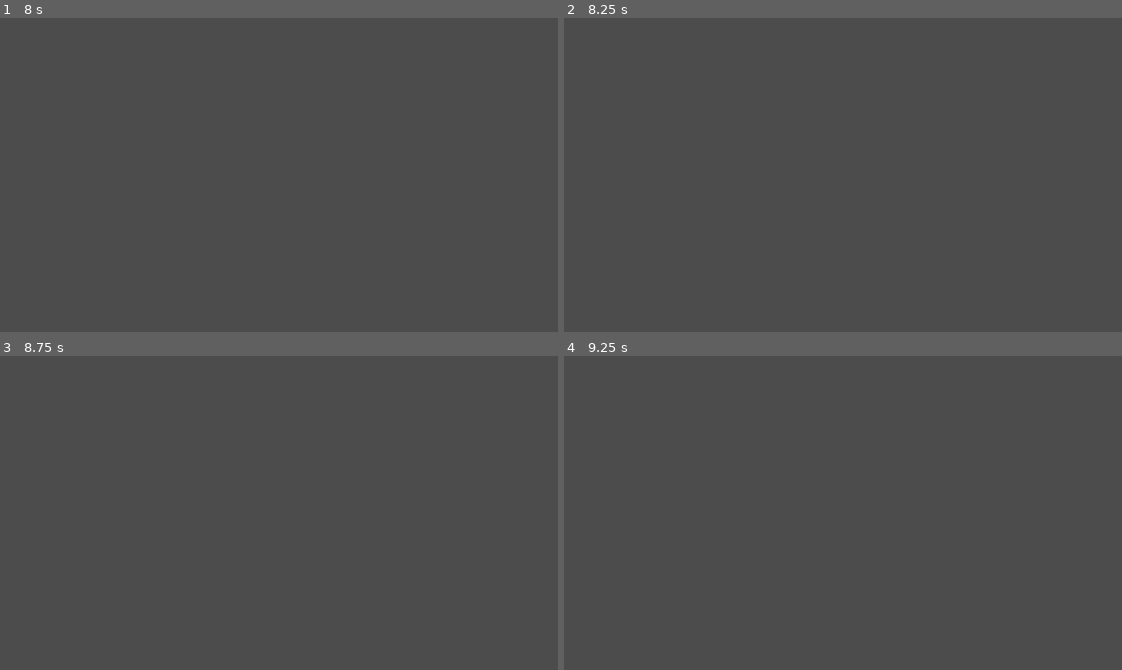
Above: before the commit, frames 1-4 (two rows, left to right).
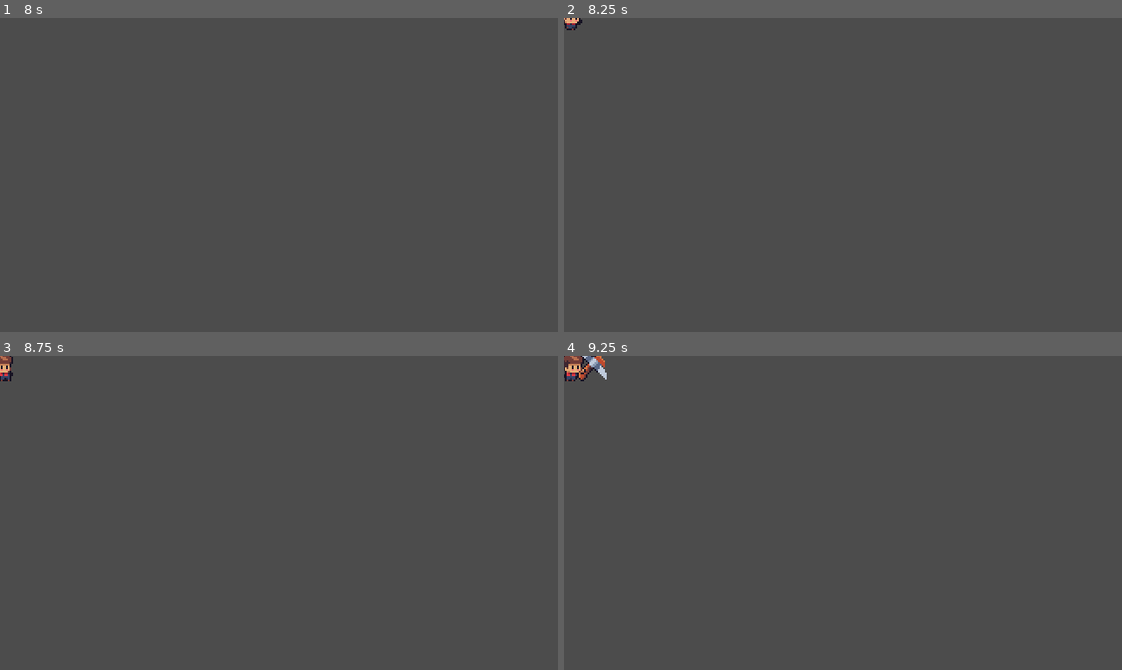
Above: after the commit, the same moments.

Repository: Bandeiraa/Farm-World
Game: Godot game, scene res://scenes/character/character_base.tscn
Two runs of this game, one before a commit and one after it. Both use one fixed random seed, a clock stepped at 60 frames per second and the inputs below. The project has no main scene, so this scene is started directly.
Inputs:
- Up to frame 1 (8 s): tap Enter at 0.5, 5, 6.5 s; hold Right (ui_right) 0.53-1.28 s; tap Q (dig) at 0.6, 1.55, 2.85, 4.55, 5.1, 6.05, 7.35 s; tap E (mining, bound only after the commit) at 0.8, 1.35, 2.3, 3.8, 4.35, 5.3, 5.85, 6.8 s; hold Down (ui_down) 1.28-2.03 s; hold Right (ui_right) 2.03-2.78 s; tap W (axe) at 2.1, 6.6 s; hold Up (ui_up) 2.78-3.53 s; hold Shift (sprint) 3.53-4.28 s; hold Left (ui_left) 3.53-5.03 s; tap Space at 4.25, 5.75, 7.25 s; hold Down (ui_down) 5.03-5.78 s; hold Right (ui_right) 5.78-6.53 s; hold Up (ui_up) 6.53-7.28 s; hold Right (ui_right) from 7.28 s (still down)
- Up to frame 2 (8.25 s): release Right (ui_right) at 8.03 s; hold Down (ui_down) from 8.03 s (still down); hold Shift (sprint) from 8.03 s (still down)
- Up to frame 3 (8.75 s): keep holding Down (ui_down); keep holding Shift (sprint); tap E (mining, bound only after the commit) at 8.3 s
- Up to frame 4 (9.25 s): release Down (ui_down) at 8.78 s; release Shift (sprint) at 8.78 s; hold Left (ui_left) from 8.78 s (still down); tap E (mining, bound only after the commit) at 8.85 s; tap Q (dig) at 9.05 s

Frame 1 is identical in both runs. In frame 2, less than 0.1% of the frame differs, in the area x 0-4%, y 0-4%; in frame 3, 0.2%; in frame 4, 0.5%, in the area x 0-8%, y 0-9%.

Commit message:
Adding mining state | Animation

Diff:
--- a/project.godot
+++ b/project.godot
@@ -83,6 +83,11 @@
 "events": [ Object(InputEventKey,"resource_local_to_scene":false,"resource_name":"","device":0,"alt":false,"shift":false,"control":false,"meta":false,"command":false,"pressed":false,"scancode":87,"physical_scancode":0,"unicode":0,"echo":false,"script":null)
  ]
 }
+mining={
+"deadzone": 0.5,
+"events": [ Object(InputEventKey,"resource_local_to_scene":false,"resource_name":"","device":0,"alt":false,"shift":false,"control":false,"meta":false,"command":false,"pressed":false,"scancode":69,"physical_scancode":0,"unicode":0,"echo":false,"script":null)
+ ]
+}
 
 [physics]
 
--- a/scenes/character/character_base.tscn
+++ b/scenes/character/character_base.tscn
@@ -273,6 +273,93 @@
 "values": [ 9 ]
 }
 
+[sub_resource type="Animation" id=7]
+resource_name = "mining"
+tracks/0/type = "value"
+tracks/0/path = NodePath("Body/Base:frame")
+tracks/0/interp = 1
+tracks/0/loop_wrap = true
+tracks/0/imported = false
+tracks/0/enabled = true
+tracks/0/keys = {
+"times": PoolRealArray( 0, 0.1, 0.2, 0.3, 0.4, 0.5, 0.6, 0.7, 0.8, 0.9 ),
+"transitions": PoolRealArray( 1, 1, 1, 1, 1, 1, 1, 1, 1, 1 ),
+"update": 1,
+"values": [ 0, 1, 2, 3, 4, 5, 6, 7, 8, 9 ]
+}
+tracks/1/type = "value"
+tracks/1/path = NodePath("Body/Tool:frame")
+tracks/1/interp = 1
+tracks/1/loop_wrap = true
+tracks/1/imported = false
+tracks/1/enabled = true
+tracks/1/keys = {
+"times": PoolRealArray( 0, 0.1, 0.2, 0.3, 0.4, 0.5, 0.6, 0.7, 0.8, 0.9 ),
+"transitions": PoolRealArray( 1, 1, 1, 1, 1, 1, 1, 1, 1, 1 ),
+"update": 1,
+"values": [ 0, 1, 2, 3, 4, 5, 6, 7, 8, 9 ]
+}
+tracks/2/type = "value"
+tracks/2/path = NodePath("Body/Hair:frame")
+tracks/2/interp = 1
+tracks/2/loop_wrap = true
+tracks/2/imported = false
+tracks/2/enabled = true
+tracks/2/keys = {
+"times": PoolRealArray( 0, 0.1, 0.2, 0.3, 0.4, 0.5, 0.6, 0.7, 0.8, 0.9 ),
+"transitions": PoolRealArray( 1, 1, 1, 1, 1, 1, 1, 1, 1, 1 ),
+"update": 1,
+"values": [ 0, 1, 2, 3, 4, 5, 6, 7, 8, 9 ]
+}
+tracks/3/type = "value"
+tracks/3/path = NodePath("Animation:playback_speed")
+tracks/3/interp = 1
+tracks/3/loop_wrap = true
+tracks/3/imported = false
+tracks/3/enabled = true
+tracks/3/keys = {
+"times": PoolRealArray( 0 ),
+"transitions": PoolRealArray( 1 ),
+"update": 0,
+"values": [ 1.0 ]
+}
+tracks/4/type = "value"
+tracks/4/path = NodePath("Body/Base:hframes")
+tracks/4/interp = 1
+tracks/4/loop_wrap = true
+tracks/4/imported = false
+tracks/4/enabled = true
+tracks/4/keys = {
+"times": PoolRealArray( 0 ),
+"transitions": PoolRealArray( 1 ),
+"update": 1,
+"values": [ 10 ]
+}
+tracks/5/type = "value"
+tracks/5/path = NodePath("Body/Tool:hframes")
+tracks/5/interp = 1
+tracks/5/loop_wrap = true
+tracks/5/imported = false
+tracks/5/enabled = true
+tracks/5/keys = {
+"times": PoolRealArray( 0 ),
+"transitions": PoolRealArray( 1 ),
+"update": 1,
+"values": [ 10 ]
+}
+tracks/6/type = "value"
+tracks/6/path = NodePath("Body/Hair:hframes")
+tracks/6/interp = 1
+tracks/6/loop_wrap = true
+tracks/6/imported = false
+tracks/6/enabled = true
+tracks/6/keys = {
+"times": PoolRealArray( 0 ),
+"transitions": PoolRealArray( 1 ),
+"update": 1,
+"values": [ 10 ]
+}
+
 [sub_resource type="Animation" id=4]
 resource_name = "run"
 length = 0.8
@@ -462,22 +549,22 @@
 
 [node name="Base" type="Sprite" parent="Body"]
 texture = ExtResource( 2 )
-hframes = 9
+hframes = 10
 
 [node name="Tool" type="Sprite" parent="Body"]
 texture = ExtResource( 3 )
-hframes = 9
+hframes = 10
 
 [node name="Hair" type="Sprite" parent="Body"]
 texture = ExtResource( 5 )
-hframes = 9
+hframes = 10
 
 [node name="Animation" type="AnimationPlayer" parent="."]
-playback_speed = 2.0
 anims/RESET = SubResource( 1 )
 anims/axe = SubResource( 6 )
 anims/dig = SubResource( 5 )
 anims/idle = SubResource( 2 )
+anims/mining = SubResource( 7 )
 anims/run = SubResource( 4 )
 anims/walk = SubResource( 3 )
 
--- a/scripts/character/character_base.gd
+++ b/scripts/character/character_base.gd
@@ -8,6 +8,7 @@
 var on_action: bool = false
 
 var is_axing: bool = false
+var is_mining: bool = false
 var is_digging: bool = false
 var is_sprinting: bool = false
 
@@ -45,3 +46,6 @@
 
 		elif Input.is_action_just_pressed("axe") and not is_axing:
 			is_axing = true
+
+		elif Input.is_action_just_pressed("mining") and not is_mining:
+			is_mining = true
--- a/scripts/character/character_body.gd
+++ b/scripts/character/character_body.gd
@@ -30,6 +30,12 @@
 		"",
 		"",
 		""
+	],
+
+	"mining": [
+		"",
+		"",
+		""
 	]
 }
 
@@ -48,7 +54,7 @@
 
 func animate() -> void:
 	verify_direction()
-	if character.is_digging or character.is_axing:
+	if character.is_digging or character.is_axing or character.is_mining:
 		action_behavior()
 	else:
 		move_behavior()
@@ -69,6 +75,9 @@
 
 	elif character.is_axing:
 		change_sprite("axe")
+
+	elif character.is_mining:
+		change_sprite("mining")
 
 
 func move_behavior() -> void:
@@ -103,3 +112,8 @@
 			character.is_axing = false
 			character.on_action = false
 			character.set_physics_process(true)
+
+		"mining":
+			character.is_mining = false
+			character.on_action = false
+			character.set_physics_process(true)
--- a/scripts/management/global_data.gd
+++ b/scripts/management/global_data.gd
@@ -29,5 +29,11 @@
 		"res://assets/character/axe/base.png",
 		"res://assets/character/axe/tool.png",
 		"res://assets/character/axe/hair/bowl.png"
+	],
+
+	"mining": [
+		"res://assets/character/mine/base.png",
+		"res://assets/character/mine/tool.png",
+		"res://assets/character/mine/hair/bowl.png"
 	]
 }
Binary file added: assets/character/mine/base.png
Not shown, added: assets/character/mine/base.png.import
Binary file added: assets/character/mine/hair/bowl.png
Not shown, added: assets/character/mine/hair/bowl.png.import
Binary file added: assets/character/mine/hair/curly.png
Not shown, added: assets/character/mine/hair/curly.png.import
Binary file added: assets/character/mine/hair/long.png
Not shown, added: assets/character/mine/hair/long.png.import
Binary file added: assets/character/mine/hair/mop.png
Not shown, added: assets/character/mine/hair/mop.png.import
Binary file added: assets/character/mine/hair/short.png
Not shown, added: assets/character/mine/hair/short.png.import
(and 5 more such lines)
